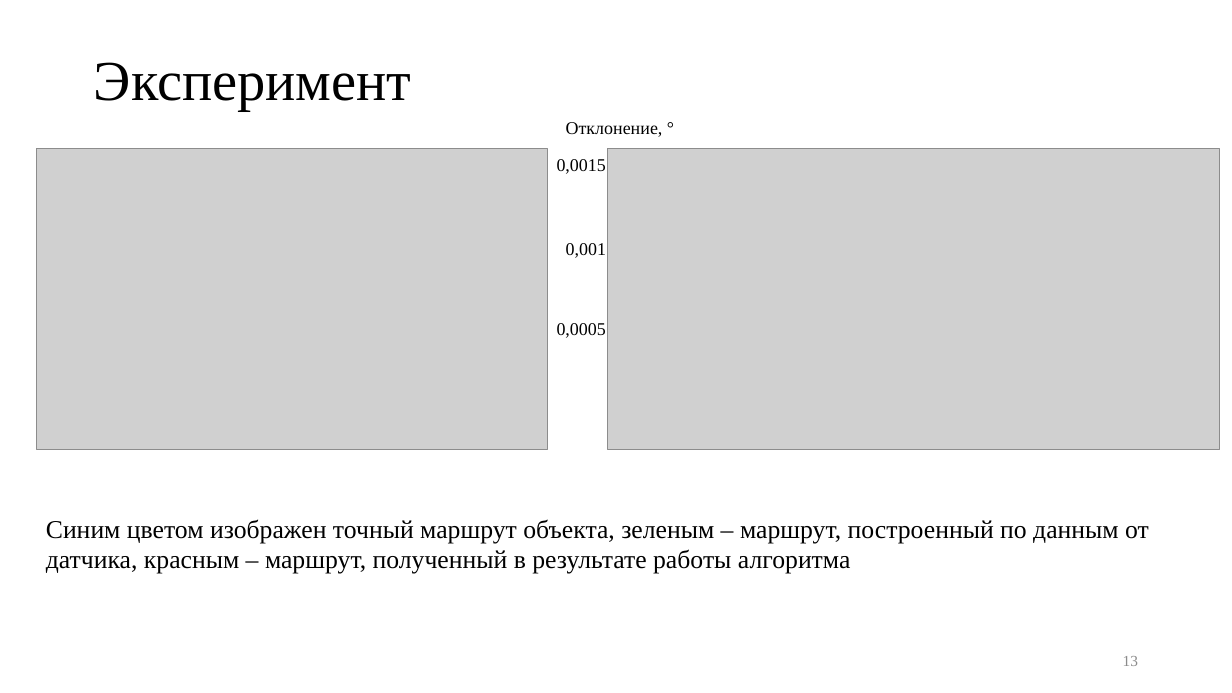
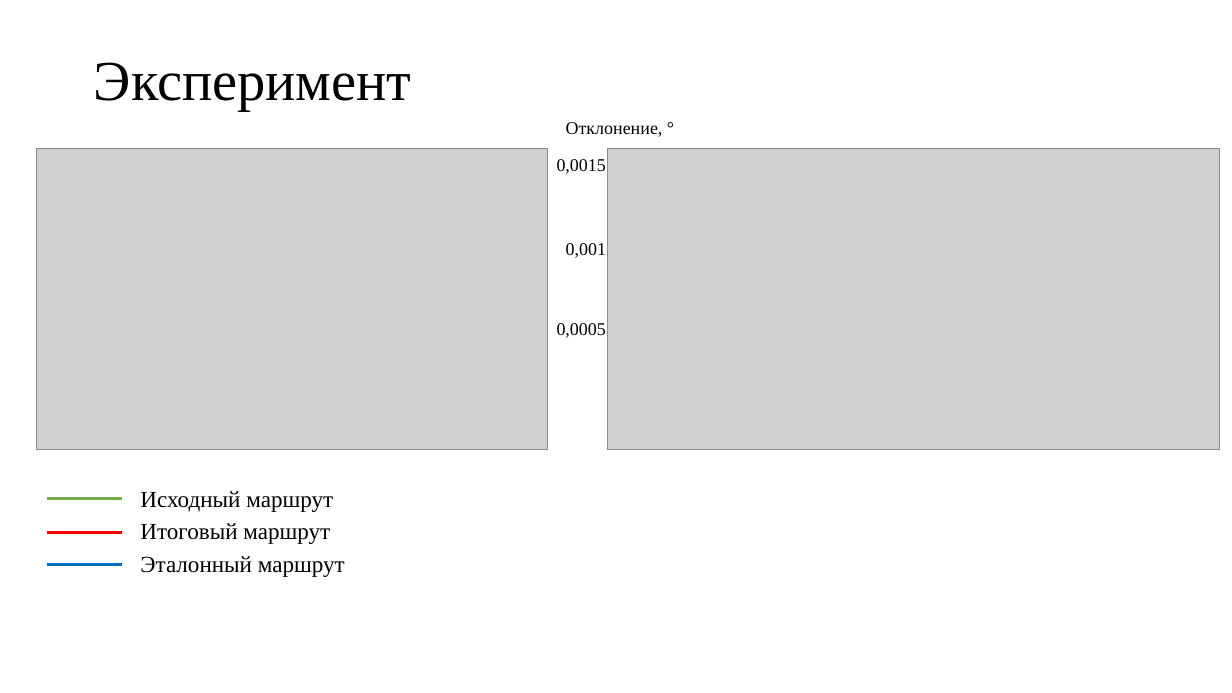
Before and after one commit to kaedvann/TrackFilter, a slide deck: slide 14 of docs/thesis/thesis.pptx (slide 13 before the commit). Drawn at 1232x693 pixels with LibreOffice and Linux fonts; fonts in the diff are those of the drawing; grey boxes stand for pictures. Boxes give left, top, right and bottom in pixels: in the first picture for what was removed or moved away, otherwise in the second. Text is boxed around its words. In the diff, an @@ line names an element or a change of style, - is before the commit and + after.

Commit message:
presentation fixes

```diff
--- a/docs/thesis/thesis.pptx
+++ b/docs/thesis/thesis.pptx
@@ line added from (47, 499) to (122, 499), #70AD47 2.25 pt @@
@@ text added at bbox=[140, 491, 333, 512], 18 pt, text #000000 @@
+Исходный маршрут
@@ text removed at bbox=[46, 519, 1149, 574] @@
-Синим цветом изображен точный маршрут объекта, зеленым – маршрут, построенный по данным от датчика, красным – маршрут, полученный в результате работы алгоритма
@@ line added from (47, 532) to (122, 532), #FF0000 2.25 pt @@
@@ text added at bbox=[140, 523, 330, 544], 18 pt, text #000000 @@
+Итоговый маршрут
@@ line added from (47, 565) to (122, 565), #0070C0 2.25 pt @@
@@ text added at bbox=[140, 556, 345, 577], 18 pt, text #000000 @@
+Эталонный маршрут
@@ page number removed at bbox=[1123, 656, 1138, 666] @@
-13
```
Also in this commit, not shown: 2 other slides changed, 2 slides added.
